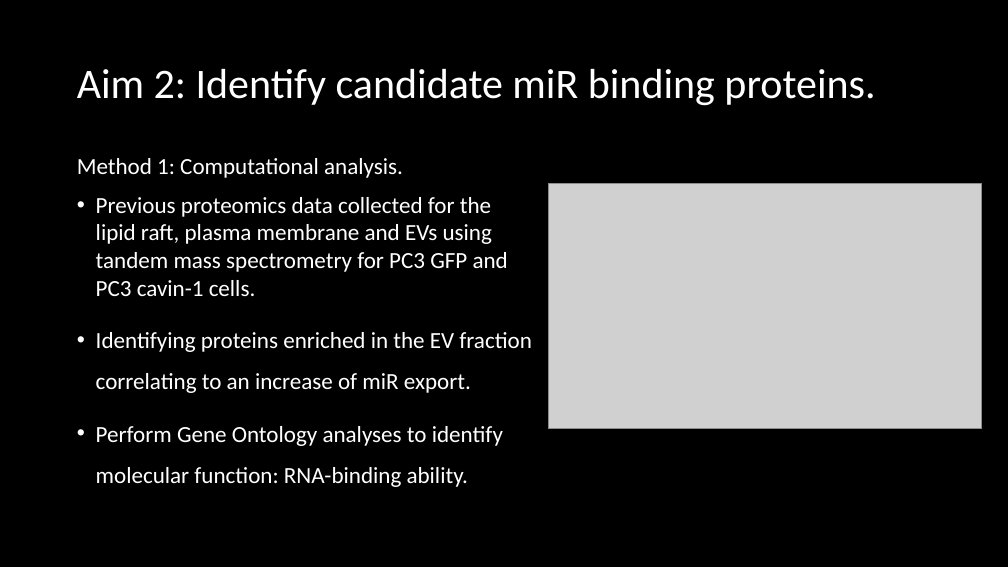
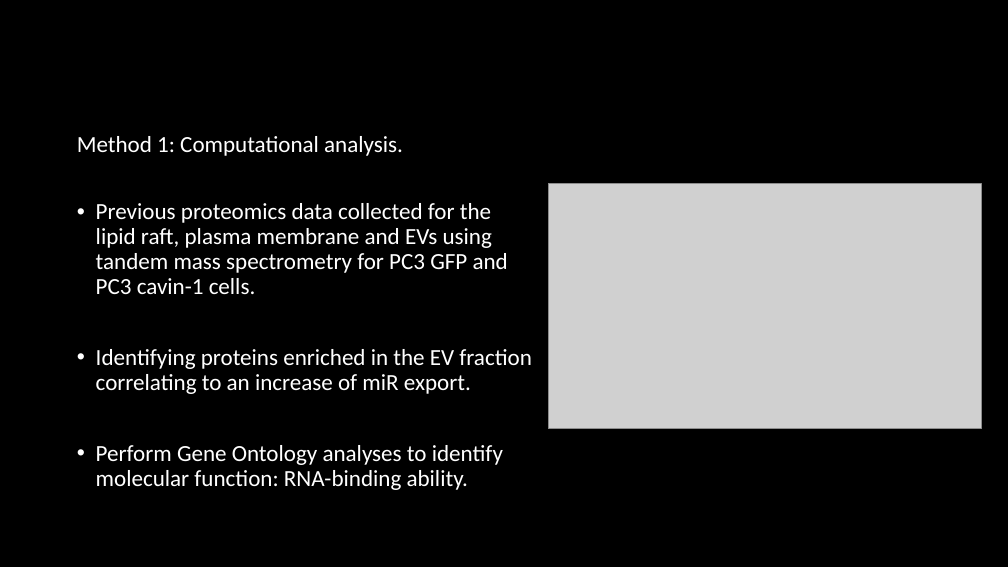
Before and after one commit to HarleyRobinson/Honours2, a slide deck: slide 10 of BackgroundInfo/Selective export of microRNA via extracellular vesicles.pptx. Drawn at 1008x567 pixels with LibreOffice and Linux fonts; fonts in the diff are those of the drawing; grey boxes stand for pictures; background and template pictures are left out. Boxes give left, top, right and bottom in pixels: in the first picture for what was removed or moved away, otherwise in the second. Text is boxed around its words. In the diff, an @@ line names an element or a change of style, - is before the commit and + after.

```diff
--- a/BackgroundInfo/Selective export of microRNA via extracellular vesicles.pptx
+++ b/BackgroundInfo/Selective export of microRNA via extracellular vesicles.pptx
@@ title "Aim 2: Identify candidate miR ..." at <box>70,30,939,140</box>: text colour #FFFFFF to #000000, bold on @@
@@ text "Method 1: Computational analysis.": place and size @@
-text "Method 1: Computational analysis." at <box>77,158,532,487</box>
+text "Method 1: Computational analysis." at <box>77,136,532,490</box>
@@ text "Method 1: Computational analysis." at <box>77,136,532,490</box>: line spacing 0.9 to 0.8; line spacing 1 to 0.9; line spacing 1.5 to 0.9 @@
```
Also in this commit, not shown: 12 other slides changed, 3 other files.
